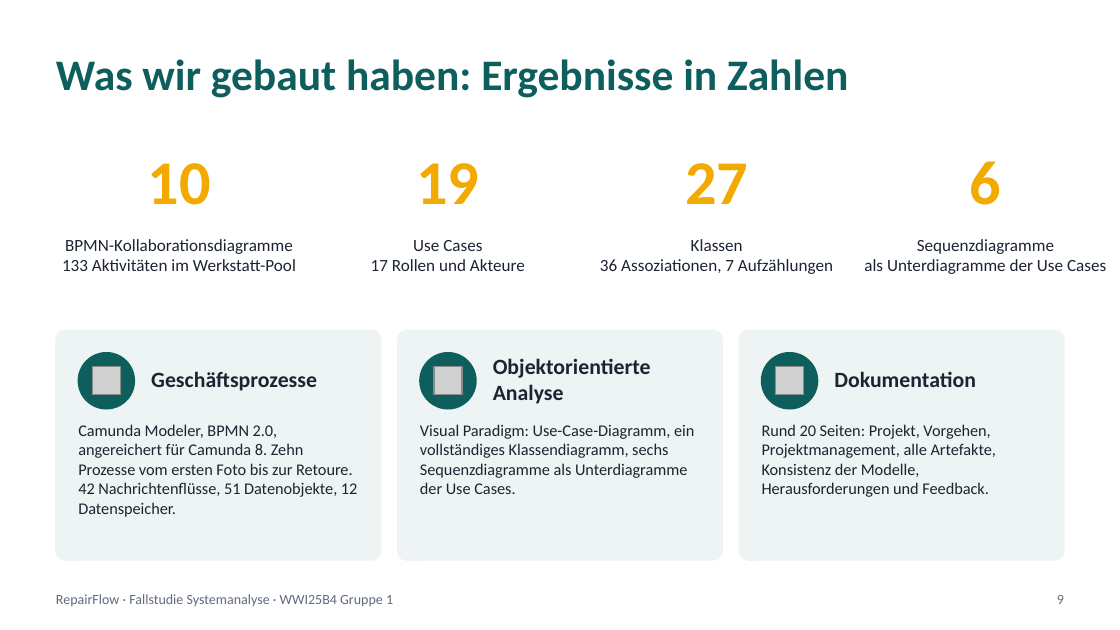
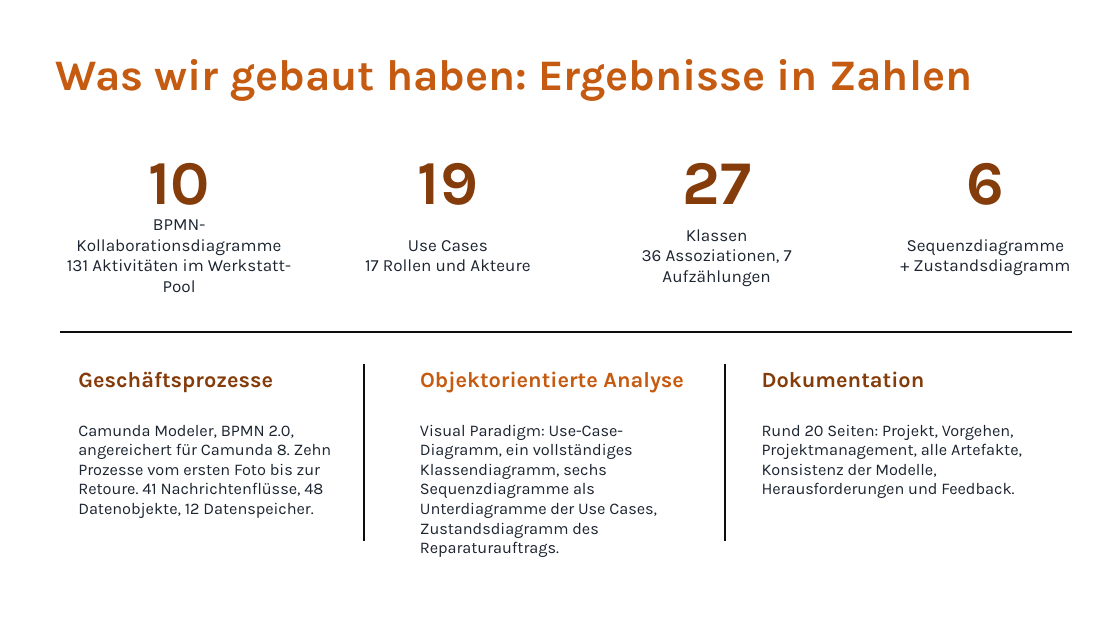
Before and after one commit to jakobschwan123-cmd/casestudy-semester-3, a slide deck: slide 9 of 4_praesentation/Abschlusspraesentation.pptx. Drawn at 1120x630 pixels with LibreOffice and Linux fonts; fonts in the diff are those of the drawing; grey boxes stand for pictures. Boxes give left, top, right and bottom in pixels: in the first picture for what was removed or moved away, otherwise in the second. Text is boxed around its words. In the diff, an @@ line names an element or a change of style, - is before the commit and + after.

```diff
--- a/4_praesentation/Abschlusspraesentation.pptx
+++ b/4_praesentation/Abschlusspraesentation.pptx
@@ text "Was wir gebaut haben: Ergebnisse ..." at [56, 59, 972, 101]: font Calibri to Karla, text colour #0E5E5E to #C55A11 @@
@@ font Calibri to Karla, text colour #F2A900 to #843C0B in 4 elements at [148, 163, 209, 205], [418, 163, 478, 205], [682, 163, 751, 204], [967, 162, 1005, 205] @@
@@ text at [76, 219, 281, 255]: font Calibri to Karla in "BPMN-Kollaborationsdiagramme" @@
@@ text at [907, 239, 1065, 256]: font Calibri to Karla in "Sequenzdiagramme" @@
@@ text at [67, 259, 291, 292]: text changed; font Calibri to Karla @@
-133 Aktivitäten im Werkstatt-Pool
+131 Aktivitäten im Werkstatt-Pool
@@ text at [913, 259, 1070, 276]: text changed; font Calibri to Karla @@
-als Unterdiagramme der Use Cases
++ Zustandsdiagramm
@@ rounded rectangle removed at [56, 330, 381, 560] @@
@@ line added from (59, 332) to (1072, 332), #0D0D0D 1 pt @@
@@ text "Geschäftsprozesse": place and size @@
-text "Geschäftsprozesse" at [151, 371, 317, 391]
+text "Geschäftsprozesse" at [78, 371, 273, 393]
@@ text "Geschäftsprozesse" at [78, 371, 273, 393]: font Calibri to Karla, text colour #1B2430 to #843C0B @@
@@ ellipse removed at [78, 353, 134, 409] @@
@@ rounded rectangle removed at [398, 330, 722, 560] @@
@@ text "Objektorientierte Analyse": place and size @@
-text "Objektorientierte Analyse" at [493, 358, 651, 404]
+text "Objektorientierte Analyse" at [420, 371, 684, 393]
@@ text "Objektorientierte Analyse" at [420, 371, 684, 393]: font Calibri to Karla, text colour #1B2430 to #C55A11 @@
@@ ellipse removed at [420, 353, 476, 409] @@
@@ rounded rectangle removed at [739, 330, 1064, 560] @@
@@ text "Dokumentation" at [762, 371, 925, 388]: font Calibri to Karla, text colour #1B2430 to #843C0B @@
@@ text "Dokumentation": place and size @@
-text "Dokumentation" at [834, 371, 976, 387]
+text "Dokumentation" at [762, 371, 925, 388]
@@ ellipse removed at [762, 353, 818, 409] @@
@@ picture removed at [92, 366, 120, 394] @@
@@ line added from (364, 364) to (364, 541), #0D0D0D 1 pt @@
@@ picture removed at [435, 366, 463, 394] @@
@@ line added from (725, 364) to (725, 541), #0D0D0D 1 pt @@
@@ picture removed at [775, 366, 803, 394] @@
@@ text at [78, 425, 332, 518]: text changed; font Calibri to Karla @@
-Camunda Modeler, BPMN 2.0, angereichert für Camunda 8. Zehn Prozesse vom ersten Foto bis zur Retoure. 42 Nachrichtenflüsse, 51 Datenobjekte, 12 Datenspeicher.
+Camunda Modeler, BPMN 2.0, angereichert für Camunda 8. Zehn Prozesse vom ersten Foto bis zur Retoure. 41 Nachrichtenflüsse, 48 Datenobjekte, 12 Datenspeicher.
@@ text at [420, 425, 657, 557]: text changed; font Calibri to Karla @@
-Visual Paradigm: Use-Case-Diagramm, ein vollständiges Klassendiagramm, sechs Sequenzdiagramme als Unterdiagramme der Use Cases.
+Visual Paradigm: Use-Case-Diagramm, ein vollständiges Klassendiagramm, sechs Sequenzdiagramme als Unterdiagramme der Use Cases, Zustandsdiagramm des Reparaturauftrags.
@@ font Calibri to Karla in 3 elements at [365, 240, 530, 271], [642, 229, 792, 287], [762, 425, 1022, 498] @@
@@ text removed at [56, 594, 393, 607] @@
-RepairFlow · Fallstudie Systemanalyse · WWI25B4 Gruppe 1
@@ text removed at [1057, 595, 1064, 604] @@
-9
```
Also in this commit, not shown: 16 other slides changed, 1 slide added, 1 slide removed.
